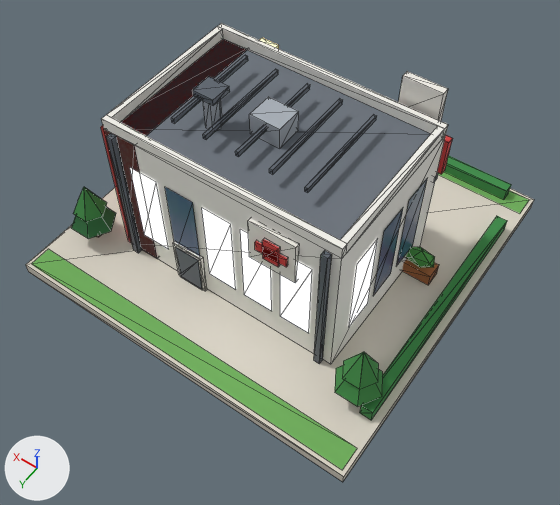
The glTF model public/models/15.glb, before and after one commit.
Rendered twice from a camera (50 mm lens) standing at (-0.741, 1.075, 1.608) and looking at (-0.075, 0.143, 0.143). The axes (+X, +Y, +Z) are drawn at lower left. The lights are the same throughout. The first picture is the older version. Mesh edges are drawn as thin lines. Vertices at exactly the same position are counted once.

Names of what the first picture shows: 'b15'.
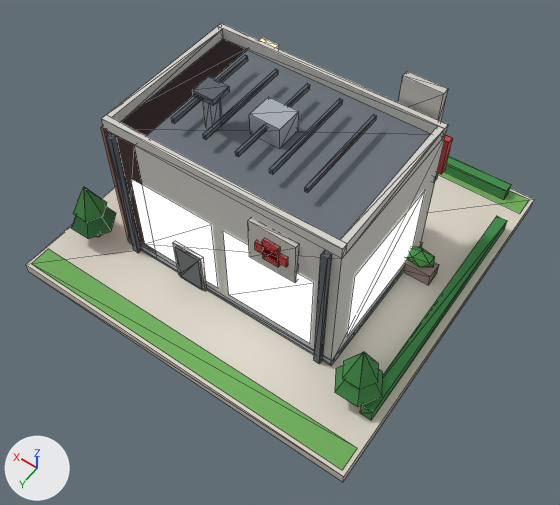
Edits to the scene script, one JSON object a line:
```json
{"block": "mat_wall_white", "where": "n2 = _N.new('ShaderNodeMix'); n2.name = 'Mix'"}
{"op": "set", "path": "n2.inputs[7].default_value", "old": "(0.896, 0.88, 0.823, 1.0)", "new": "(0.68, 0.658, 0.617, 1.0)", "note": "'B', white #f3f1ea -> 'B', light grey #d7d4ce"}
{"block": "mat_white", "where": "n2 = _N.new('ShaderNodeMix'); n2.name = 'Mix'"}
{"op": "set", "path": "n2.inputs[7].default_value", "old": "(0.88, 0.855, 0.791, 1.0)", "new": "(0.617, 0.597, 0.552, 1.0)", "note": "'B', white #f1eee6 -> 'B', light grey #cecbc4"}
{"block": "mat_wall_wood", "where": "n2 = _N.new('ShaderNodeMix'); n2.name = 'Mix'"}
{"op": "set", "path": "n2.inputs[7].default_value", "old": "(0.392, 0.138, 0.0423, 1.0)", "new": "(0.342, 0.25, 0.209, 1.0)", "note": "'B', brown #a8683a -> 'B', brown #9e897e"}
{"op": "add", "block": "mat_glow_window_shop", "code": ["mat_glow_window_shop = bpy.data.materials.new('glow_window_shop')", "# nodes: BsdfPrincipled, Mix, OutputMaterial, VertexColor", "# colours: blue #3d5a82, mixed with the vertex colours"]}
{"block": "me_b15", "where": "# used by ob_b15; location = (0.0, 0.0, 0.0)"}
{"op": "remove", "block": "me_b15", "code": "me_b15.from_pydata(...)  # 568 vertices, 682 faces; spans x -0.48..0.48, y -0.48..0.48, z 0.0..0.535"}
{"op": "add", "block": "me_b15", "code": "me_b15.from_pydata(...)  # 536 vertices, 672 faces; spans x -0.48..0.48, y -0.48..0.48, z 0.0..0.535"}
{"block": "me_b15", "change": "me_b15 part 1: the loose piece of 8 vertices spanning x -0.48..0.48, y -0.48..0.48, z 0.0..0.03 is copied, and the copy is scaled about its middle by (0.652, 0.444, 0.75), then moved by (0.0, 0.06, 0.026), in mat_slab; it spans x -0.313..0.313, y -0.153..0.273, z 0.03..0.052"}
{"block": "me_b15", "change": "me_b15 part 2: 16 loose pieces with 64 vertices, spanning x -0.313..0.313, y -0.153..0.273, z 0.11..0.35, are deleted"}
{"block": "me_b15", "change": "me_b15 part 3"}
{"block": "me_b15", "change": "12 vertices are added at x -0.313..0.313, y -0.153..0.273, z 0.07"}
{"block": "me_b15", "change": "12 new vertices lie (0.0, 0.0, 0.24) away from vertices in x -0.313..0.313, y -0.153..0.273, z 0.07"}
{"block": "me_b15", "change": "12 new faces join them, mat_glow_window_shop"}
{"op": "remove", "block": "me_b15", "code": "me_b15.materials.append(mat_glow_window)"}
{"op": "remove", "block": "me_b15", "code": "me_b15.materials.append(mat_glass_dark)"}
{"op": "add", "block": "me_b15", "code": "me_b15.materials.append(mat_glow_window_shop)"}
```

Location of each change, (x1, y1, x2, y2) in pixels of the pictures (560 x 505 px):
```json
{"object": "b15", "change": "surface changed, reshaped", "before": [26, 23, 534, 482], "after": [26, 23, 534, 482]}
{"part": 1, "of": "me_b15", "change": "added", "after": [128, 237, 423, 365]}
{"part": 2, "of": "me_b15", "change": "deleted", "before": [130, 168, 427, 333]}
{"part": 3, "of": "me_b15", "change": "added", "after": [131, 179, 425, 343]}
```
